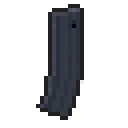
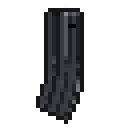
Layered file, before and after one edit (128px x 128px). Changes by layer:
painted on "metal" over [36, 4, 84, 124]
renamed "Screenshot_2020-10-01_03-35-17.png" to "Screenshot_2020-10-11_00-35-52.png", painted on it over [36, 4, 84, 124]
